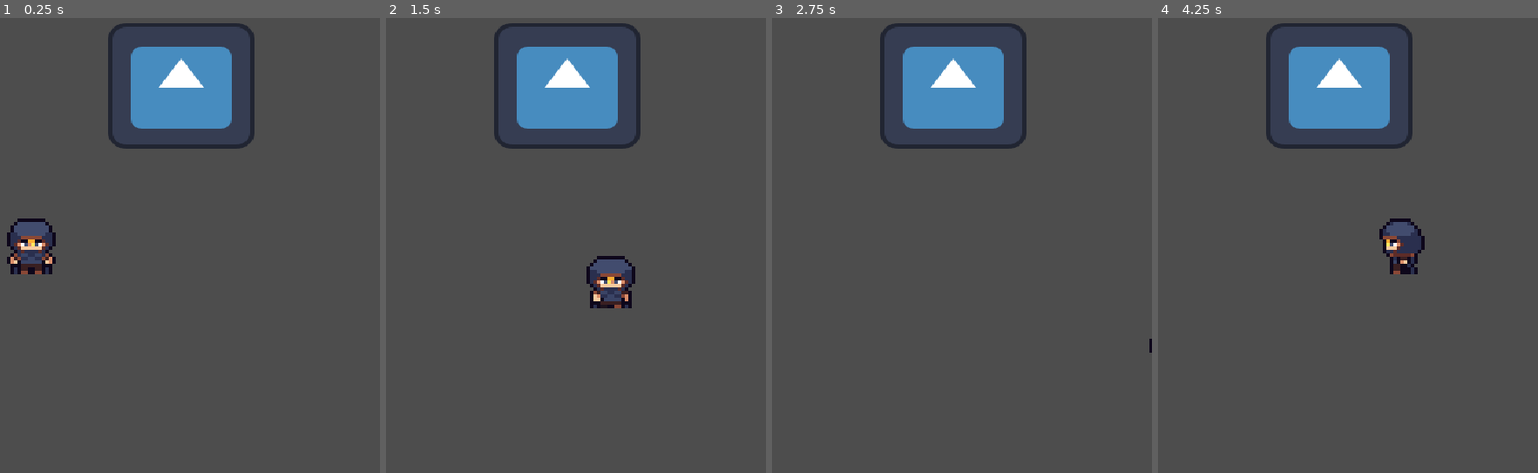
Above: before the commit, frames 1-4 (left to right).
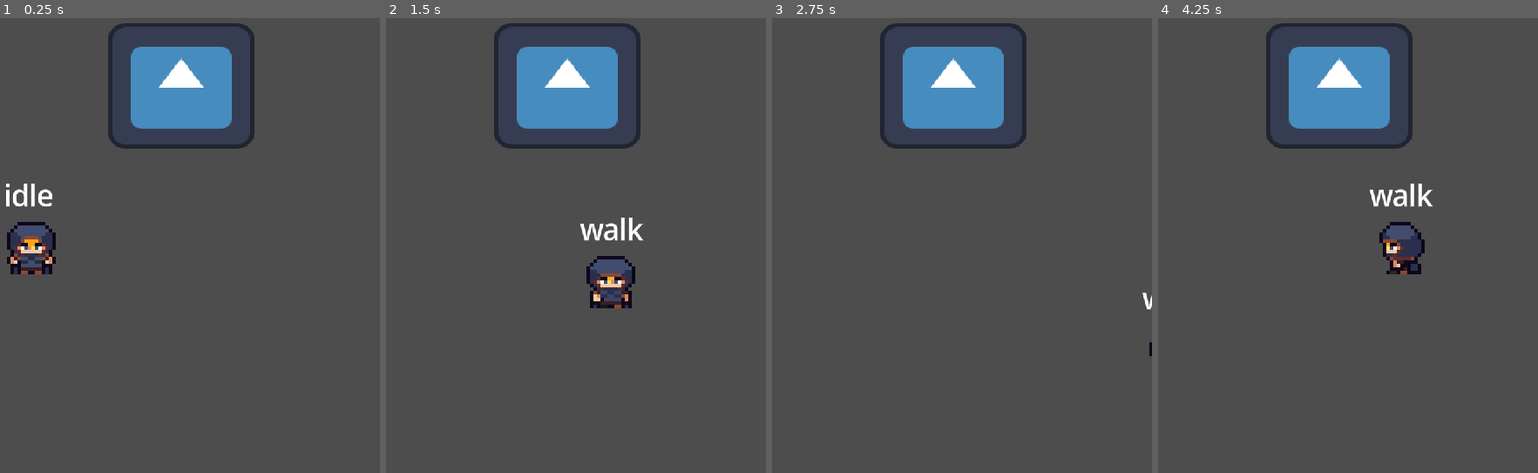
Above: after the commit, the same moments.

Repository: envylit/deimos_testGame
Game: Godot game, scene res://scenes/scn_playground.tscn
Two runs of this game, one before a commit and one after it. Both use one fixed random seed, a clock stepped at 60 frames per second and the inputs below. The engine's default icon, where the game draws it, is replaced by a stand-in: a white triangle on a blue panel in a dark square.
Inputs:
- Up to frame 1 (0.25 s): no input
- Up to frame 2 (1.5 s): hold Right (move_right) 0.53-1.28 s; hold Shift (run) 0.53-1.28 s; hold Down (move_down) from 1.28 s (still down); tap Shift (run) at 1.35 s
- Up to frame 3 (2.75 s): release Down (move_down) at 2.03 s; hold Right (move_right) from 2.03 s (still down); hold Shift (run) from 2.03 s (still down)
- Up to frame 4 (4.25 s): release Right (move_right) at 2.78 s; release Shift (run) at 2.78 s; hold Up (move_up) 2.78-3.53 s; tap Shift (run) at 2.85 s; tap Enter at 3.5 s; hold Left (move_left) from 3.53 s (still down); hold Shift (run) from 3.53 s (still down)

The runs differ from the first frame. In frame 1, 0.9% of the frame differs, in the area x 1-15%, y 36-56%; in frame 2, 0.4%; in frame 3, less than 0.1%; in frame 4, 1.1%, in the area x 55-73%, y 36-57%.

Commit message:
better run

Diff:
--- a/project.godot
+++ b/project.godot
@@ -19,6 +19,10 @@
 
 window/size/viewport_width=800
 window/size/viewport_height=600
+
+[gui]
+
+theme/default_font_multichannel_signed_distance_field=true
 
 [input]
 
--- a/scenes/scn_asha.tscn
+++ b/scenes/scn_asha.tscn
@@ -156,17 +156,17 @@
 
 [sub_resource type="Animation" id="Animation_mublb"]
 resource_name = "anim_asha_run_down"
-length = 1.2
-loop_mode = 1
-step = 0.15
-tracks/0/type = "value"
-tracks/0/imported = false
-tracks/0/enabled = true
-tracks/0/path = NodePath("Asha/Sprite:frame")
-tracks/0/interp = 1
-tracks/0/loop_wrap = true
-tracks/0/keys = {
-"times": PackedFloat32Array(0, 0.15, 0.3, 0.45000002, 0.6, 0.75, 0.90000004, 1.0500001),
+length = 0.64
+loop_mode = 1
+step = 0.08
+tracks/0/type = "value"
+tracks/0/imported = false
+tracks/0/enabled = true
+tracks/0/path = NodePath("Asha/Sprite:frame")
+tracks/0/interp = 1
+tracks/0/loop_wrap = true
+tracks/0/keys = {
+"times": PackedFloat32Array(0, 0.07692308, 0.15384616, 0.23076923, 0.30769232, 0.3846154, 0.46153846, 0.53846157),
 "transitions": PackedFloat32Array(1, 1, 1, 1, 1, 1, 1, 1),
 "update": 1,
 "values": [0, 1, 2, 3, 4, 5, 6, 7]
@@ -332,3 +332,15 @@
 [node name="Animation" type="AnimationPlayer" parent="." unique_id=1749549913]
 root_node = NodePath("../..")
 libraries/ = SubResource("AnimationLibrary_rxkdi")
+autoplay = &"anim_asha_idle_down"
+
+[node name="Label" type="Label" parent="." unique_id=905751838]
+texture_filter = 1
+offset_left = -17.0
+offset_top = -20.0
+offset_right = 17.0
+offset_bottom = -8.0
+theme_override_font_sizes/font_size = 8
+text = "test"
+horizontal_alignment = 1
+vertical_alignment = 1
--- a/scripts/player/player.gd
+++ b/scripts/player/player.gd
@@ -2,6 +2,7 @@
 
 @onready var animation: AnimationPlayer = $Animation
 @onready var sprite: Sprite2D = $Sprite
+@onready var label: Label = $Label
 
 var move_speed : float  = 35.0
 var direction : Vector2 = Vector2.ZERO
@@ -10,6 +11,7 @@
 
 func _ready() -> void:
 	print("ready!")
+	label.text = state
 	pass
 
 func _process(_delta):
@@ -22,6 +24,7 @@
 
 	if SetState() == true || SetDirection() == true :
 		UpdateAnimation()
+
 	pass
 
 func _physics_process(_delta):
@@ -31,6 +34,7 @@
 
 func SetDirection() -> bool:
 	var new_dir : Vector2 = cardinal_direction
+
 	if direction == Vector2.ZERO:
 		return false
 	if direction.y == 0 :
@@ -55,12 +59,15 @@
 
 	if direction == Vector2.ZERO:
 		new_state = "idle"
+	#elif direction != Vector2.ZERO && Input.is_action_pressed("run"):
+		#new_state = "run"
 	else:
 		new_state = "walk"
 
 	if new_state == state:
 		return false
 	state = new_state
+	label.text = state
 	return true
 
 func UpdateAnimation() -> void:
@@ -68,6 +75,7 @@
 	pass
 
 func AnimationDirection() -> String:
+	#
 	if cardinal_direction == Vector2.DOWN:
 		return "down"
 	elif cardinal_direction == Vector2.UP:
@@ -80,7 +88,10 @@
 		return ""
 
 func Run():
-	if Input.is_action_pressed("run"):
+	#i dont think this is how u should implement it
+	if Input.is_action_pressed("run") && direction != Vector2.ZERO:
 		move_speed = 75.0
+		animation.speed_scale = 2.2
 	else:
 		move_speed = 35.0
+		animation.speed_scale = 1
